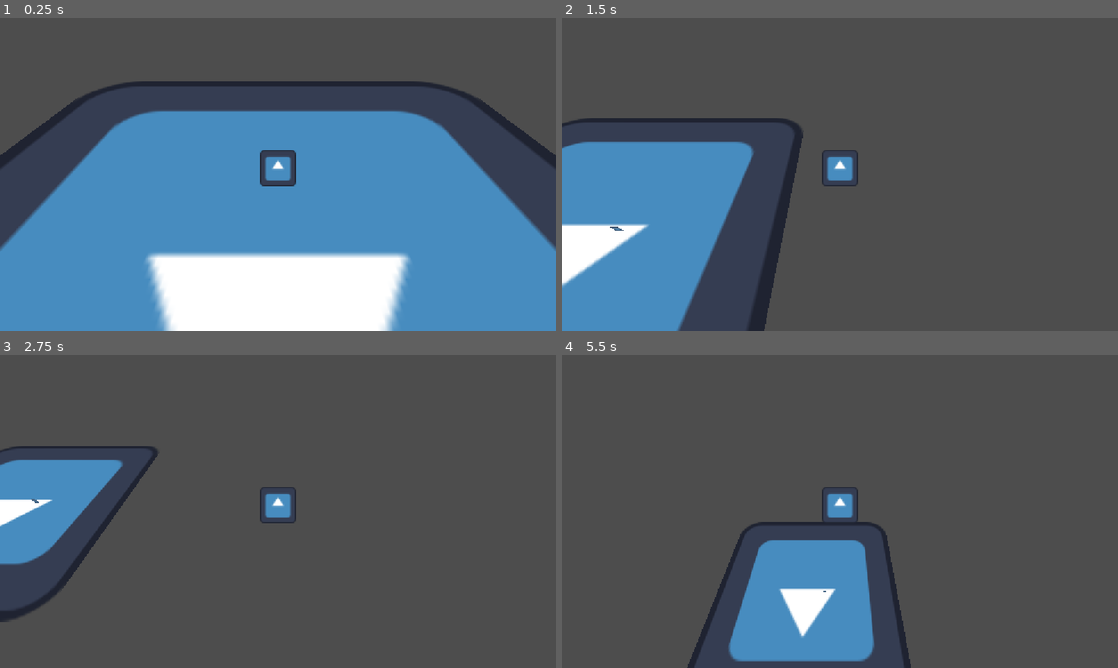
Above: before the commit, frames 1-4 (two rows, left to right).
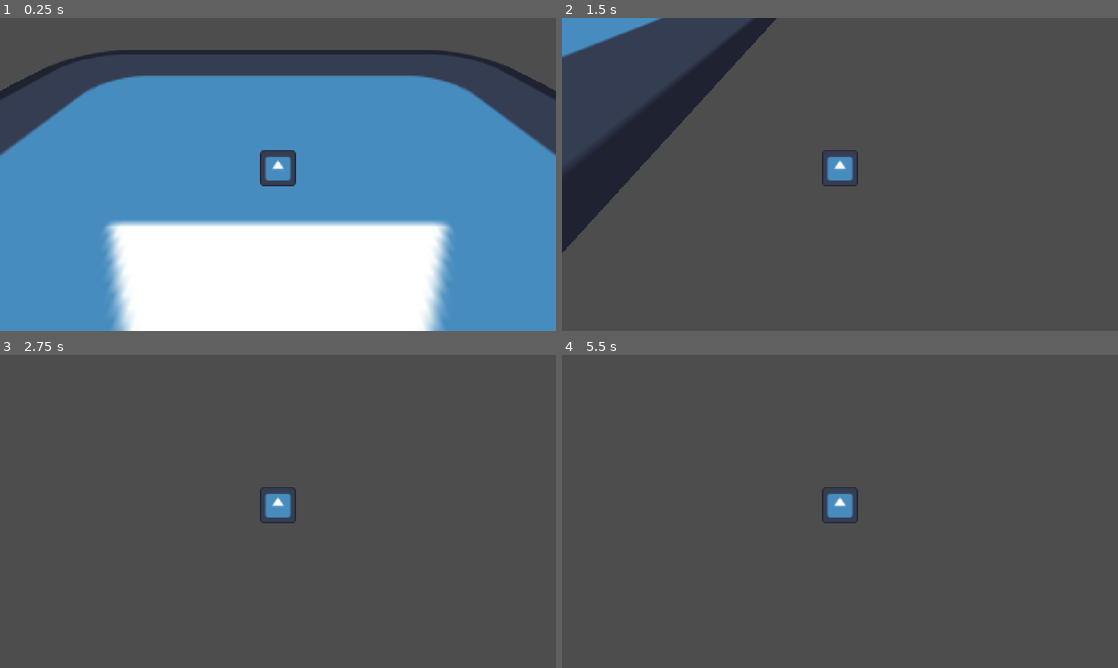
Above: after the commit, the same moments.

Repository: snomkip7/gmtk-jammin
Game: Godot game, scene res://Levels/testLevel.tscn
Same seed, same stepped clock (60 frames per second), same inputs: the game is played once before the commit and once after it. The engine's default icon, where the game draws it, is replaced by a stand-in: a white triangle on a blue panel in a dark square.
Inputs:
- Up to frame 1 (0.25 s): no input
- Up to frame 2 (1.5 s): hold D (right) 0.53-1.28 s; tap Shift (dash) at 0.6, 1.35 s; hold S (backward) from 1.28 s (still down)
- Up to frame 3 (2.75 s): release S (backward) at 2.03 s; hold D (right) from 2.03 s (still down); tap Shift (dash) at 2.1 s
- Up to frame 4 (5.5 s): release D (right) at 2.78 s; hold W (forward) 2.78-3.53 s; tap Shift (dash) every 0.75 s from 2.85 to 5.1 s; hold A (left) 3.53-5.03 s; hold S (backward) from 5.03 s (still down)

The runs differ from the first frame. In frame 1, 31% of the frame differs, in the area x 0-100%, y 10-100%; in frame 2, 23%; in frame 3, 6.2%; in frame 4, 10%.

Commit message:
i know how gravity works trust

Diff:
--- a/gmtk-jammin/Characters/Player/player.gd
+++ b/gmtk-jammin/Characters/Player/player.gd
@@ -2,8 +2,8 @@
 
 var maxSpeed = 50
 var speed = 50
-var gravity = 10
-var dashVelocity = Vector3(100, 40, 0)
+var gravity = -10
+var dashVelocity = Vector3(0, 40, -300)
 
 @onready var camera: Camera3D = $Camera
 @onready var sprite: Sprite3D = $PlayerSprite
